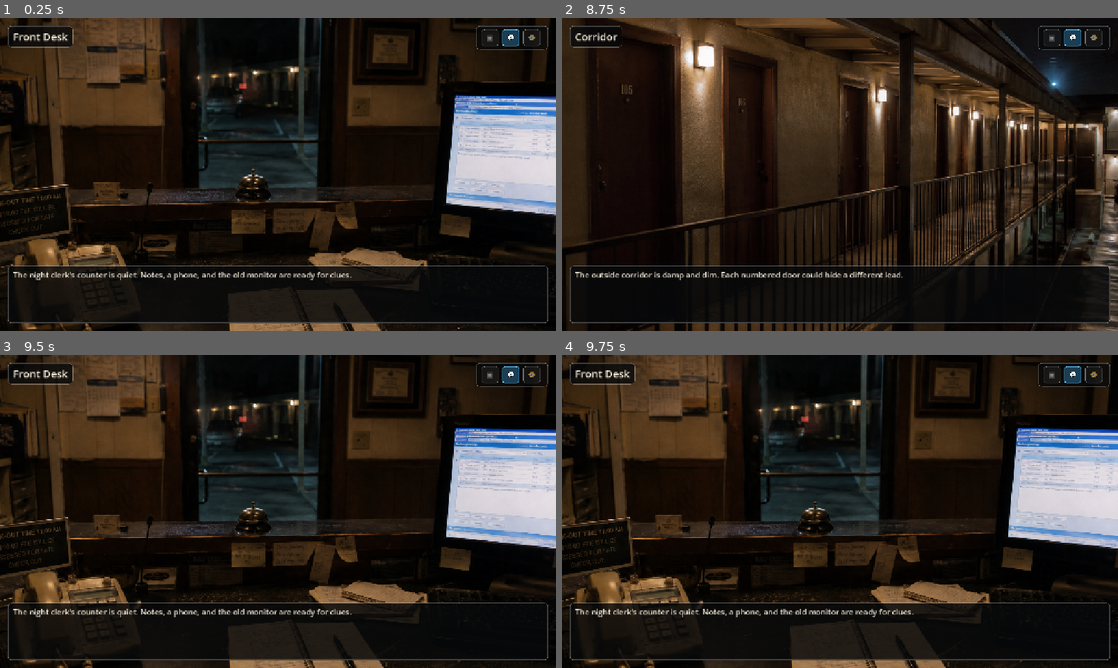
Above: before the commit, frames 1-4 (two rows, left to right).
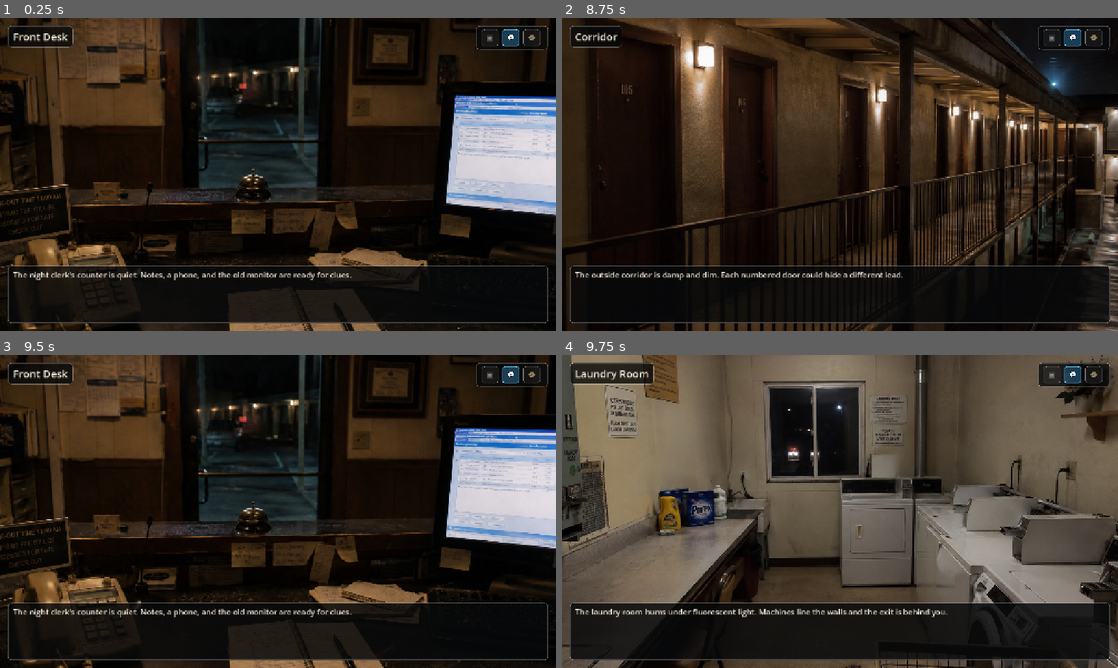
Above: after the commit, the same moments.

Repository: big-gorae/hotel-web-01
Game: Godot game, scene res://scenes/main.tscn
Same seed, same stepped clock (60 frames per second), same inputs: the game is played once before the commit and once after it.
Inputs (mouse positions are in pixels of both pictures, inside the frame that each line leads up to):
- Up to frame 1 (0.25 s): no input
- Up to frame 2 (8.75 s): click (812, 158) at 0.52 s; click (562, 174) at 1.27 s; click (812, 155) at 2.02 s; click (634, 124) at 2.77 s; click (573, 309) at 3.52 s; click (578, 305) at 4.27 s; click (1112, 171) at 5.02 s; click (567, 309) at 5.77 s; click (573, 171) at 6.52 s; click (578, 309) at 7.27 s; click (584, 108) at 8.02 s
- Up to frame 3 (9.5 s): click (5, 514) at 8.77 s
- Up to frame 4 (9.75 s): click (567, 511) at 9.52 s

Frames 1-3 are identical in both runs. In frame 4, 72% of the frame differs, in the area x 0-100%, y 0-100%.

Commit message:
feat: add hotel side area scenes

Diff:
--- a/scripts/main.gd
+++ b/scripts/main.gd
@@ -30,9 +30,16 @@
 		"intro": "The night clerk's counter is quiet. Notes, a phone, and the old monitor are ready for clues.",
 		"exits": [
 			{"label": "Corridor", "target": "corridor"},
+			{"label": "Laundry Room", "target": "laundry_room"},
 			{"label": "Guest Room", "target": "guest_room"},
 		],
 		"hotspots": [
+			{
+				"id": "front_left_edge",
+				"label": "Laundry",
+				"rect": Rect2(0.000, 0.000, 0.075, 1.000),
+				"target": "laundry_room",
+			},
 			{
 				"id": "front_right_edge",
 				"label": "Corridor",
@@ -77,6 +84,7 @@
 		"intro": "The outside corridor is damp and dim. Each numbered door could hide a different lead.",
 		"exits": [
 			{"label": "Front Desk", "target": "front_desk"},
+			{"label": "Exterior Stairs", "target": "exterior_stairs"},
 			{"label": "Guest Room", "target": "guest_room"},
 		],
 		"hotspots": [
@@ -85,6 +93,12 @@
 				"label": "Front Desk",
 				"rect": Rect2(0.000, 0.000, 0.075, 1.000),
 				"target": "front_desk",
+			},
+			{
+				"id": "corridor_bottom_edge",
+				"label": "Stairs",
+				"rect": Rect2(0.000, 0.860, 1.000, 0.140),
+				"target": "exterior_stairs",
 			},
 			{
 				"id": "room_105",
@@ -166,6 +180,7 @@
 		"intro": "From this angle the bathroom, closet door, television, and bed are all within reach.",
 		"exits": [
 			{"label": "Guest Room", "target": "guest_room"},
+			{"label": "Guest Bathroom", "target": "guest_bathroom"},
 			{"label": "Corridor", "target": "corridor"},
 		],
 		"hotspots": [
@@ -185,7 +200,7 @@
 				"id": "bathroom_sink",
 				"label": "Bathroom",
 				"rect": Rect2(0.458, 0.260, 0.220, 0.325),
-				"text": "The bathroom light is harsh. A damp towel smell lingers near the sink.",
+				"target": "guest_bathroom",
 			},
 			{
 				"id": "closet_door",
@@ -205,9 +220,106 @@
 				"rect": Rect2(0.270, 0.585, 0.145, 0.170),
 				"text": "A phone sits beside the bed. The room card is missing.",
 			},
-		],
-	},
-}
+			],
+		},
+		"guest_bathroom": {
+			"title": "Guest Bathroom",
+			"photo": "res://resource/guest_bathroom.png",
+			"intro": "The bathroom is cramped and bright. The mirror, sink, tub, and door are all close together.",
+			"exits": [
+				{"label": "Bathroom View", "target": "bathroom_view"},
+				{"label": "Guest Room", "target": "guest_room"},
+			],
+			"hotspots": [
+				{
+					"id": "bathroom_door",
+					"label": "Door",
+					"rect": Rect2(0.835, 0.000, 0.165, 1.000),
+					"target": "bathroom_view",
+				},
+				{
+					"id": "bathroom_mirror",
+					"label": "Mirror",
+					"rect": Rect2(0.000, 0.000, 0.225, 0.520),
+					"text": "The mirror is worn at the edges, blurring the room behind you.",
+				},
+				{
+					"id": "bathroom_sink",
+					"label": "Sink",
+					"rect": Rect2(0.000, 0.560, 0.395, 0.280),
+					"text": "A small tube rests near the sink. The counter is stained from years of use.",
+				},
+				{
+					"id": "bathroom_tub",
+					"label": "Tub",
+					"rect": Rect2(0.455, 0.120, 0.340, 0.760),
+					"text": "The shower curtain hangs still. The tub is dry.",
+				},
+			],
+		},
+		"laundry_room": {
+			"title": "Laundry Room",
+			"photo": "res://resource/laundry_room.png",
+			"intro": "The laundry room hums under fluorescent light. Machines line the walls and the exit is behind you.",
+			"exits": [
+				{"label": "Front Desk", "target": "front_desk"},
+			],
+			"hotspots": [
+				{
+					"id": "laundry_bottom_edge",
+					"label": "Exit",
+					"rect": Rect2(0.000, 0.880, 1.000, 0.120),
+					"target": "front_desk",
+				},
+				{
+					"id": "laundry_machines",
+					"label": "Machines",
+					"rect": Rect2(0.630, 0.410, 0.340, 0.370),
+					"text": "The machines are silent, but one lid has been left open.",
+				},
+				{
+					"id": "laundry_rules",
+					"label": "Rules",
+					"rect": Rect2(0.505, 0.260, 0.100, 0.150),
+					"text": "Laundry rules are posted beside the window in small print.",
+				},
+				{
+					"id": "detergent",
+					"label": "Detergent",
+					"rect": Rect2(0.175, 0.465, 0.185, 0.130),
+					"text": "Detergent bottles sit near the sink, lined up like someone left in a hurry.",
+				},
+			],
+		},
+		"exterior_stairs": {
+			"title": "Exterior Stairs",
+			"photo": "res://resource/exterior_stairs.png",
+			"intro": "The exterior stairs cut across the motel wall. Wet asphalt spreads out below.",
+			"exits": [
+				{"label": "Corridor", "target": "corridor"},
+			],
+			"hotspots": [
+				{
+					"id": "stairs_right_edge",
+					"label": "Corridor",
+					"rect": Rect2(0.900, 0.000, 0.100, 1.000),
+					"target": "corridor",
+				},
+				{
+					"id": "metal_stairs",
+					"label": "Stairs",
+					"rect": Rect2(0.295, 0.085, 0.440, 0.815),
+					"text": "The metal stairs creak under light pressure.",
+				},
+				{
+					"id": "parking_lot_light",
+					"label": "Parking Lot",
+					"rect": Rect2(0.000, 0.300, 0.250, 0.470),
+					"text": "The parking lot is quiet except for the buzz of the lamp.",
+				},
+			],
+		},
+	}
 
 var current_scene_id := START_SCENE_ID
 var current_texture: Texture2D
Binary file added: resource/exterior_stairs.png
Not shown, added: resource/exterior_stairs.png.import
Binary file added: resource/guest_bathroom.png
Not shown, added: resource/guest_bathroom.png.import
Binary file added: resource/laundry_room.png
Not shown, added: resource/laundry_room.png.import
Not shown, changed: README.md
